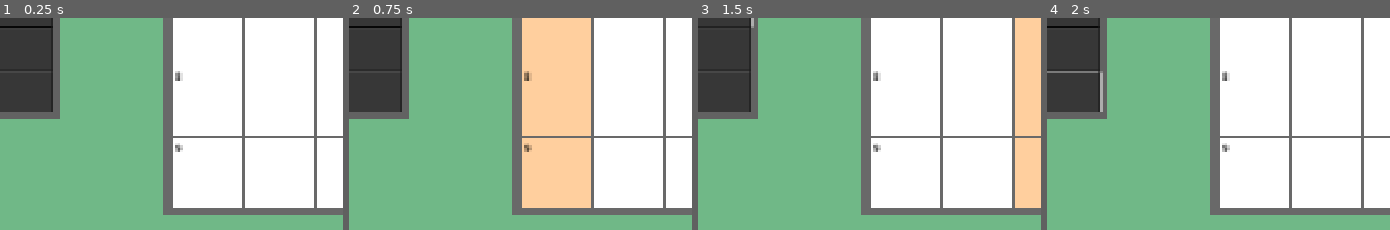
Above: before the commit, frames 1-4 (left to right).
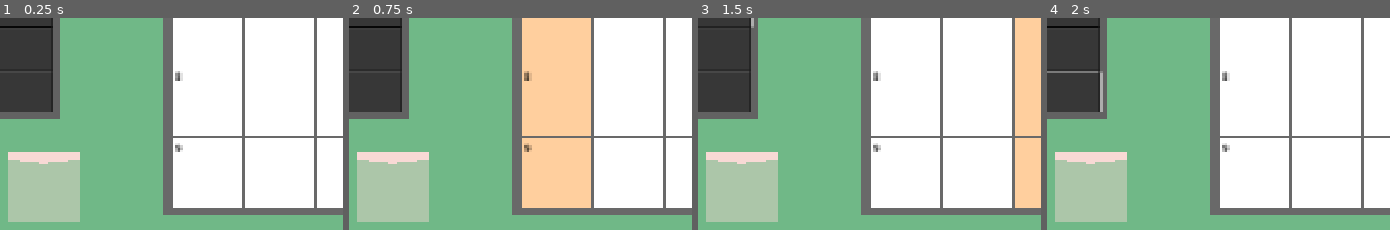
Above: after the commit, the same moments.

Repository: tagetjerngren/WordCrossing
Game: Godot game, scene res://Scenes/level.tscn
Two runs of this game, one before a commit and one after it. Both use one fixed random seed, a clock stepped at 60 frames per second and the inputs below.
Inputs (mouse positions are % of the whole screen's width and height, from its top left):
- Up to frame 1 (0.25 s): no input
- Up to frame 2 (0.75 s): click (17, 16) at 0.52 s; type "Alex" at 0.6 s
- Up to frame 3 (1.5 s): click (17, 26) at 0.75 s; type "Alex" at 0.83 s; click (17, 36) at 0.98 s; type "Alex" at 1.07 s; click (17, 47) at 1.27 s; type "Alex" at 1.35 s
- Up to frame 4 (2 s): click (17, 57) at 1.5 s; type "Alex" at 1.58 s; click (17, 67) at 1.73 s; type "Alex" at 1.82 s
The pictures show only the part of the screen within x 21-71%, y 49-99%; the shares and areas given below are measured in that part.

The runs differ from the first frame. In frame 1, 6.9% of the frame differs, in the area x 2-24%, y 63-97%; in frame 2, 6.9%; in frame 3, 6.9%; in frame 4, 6.9%.

Commit message:
Feat: Add start to word start tile

Diff:
--- a/Scenes/level.tscn
+++ b/Scenes/level.tscn
@@ -3,6 +3,7 @@
 [ext_resource type="PackedScene" uid="uid://n67n82bs4lrw" path="res://Scenes/grid.tscn" id="1_k5f4k"]
 [ext_resource type="PackedScene" uid="uid://c4unaponxdrp0" path="res://Scenes/hint.tscn" id="2_6phgx"]
 [ext_resource type="PackedScene" uid="uid://hkugd1j5ibmb" path="res://Scenes/block_tile_spawn.tscn" id="3_6phgx"]
+[ext_resource type="PackedScene" uid="uid://c11mqpcontp3k" path="res://Scenes/word_start_tile.tscn" id="4_81xng"]
 
 [node name="Level" type="Node" unique_id=39279757]
 
@@ -18,3 +19,6 @@
 
 [node name="BlockTileSpawn" parent="." unique_id=553679701 instance=ExtResource("3_6phgx")]
 position = Vector2(261, 910)
+
+[node name="WordStartTile" parent="." unique_id=2075037299 instance=ExtResource("4_81xng")]
+position = Vector2(488, 923)
--- /dev/null
+++ b/Scenes/word_start_tile.tscn
@@ -0,0 +1,48 @@
+[gd_scene format=3 uid="uid://c11mqpcontp3k"]
+
+[ext_resource type="Script" uid="uid://h5sy4qlacoll" path="res://Scripts/word_start_tile.gd" id="1_hpkld"]
+
+[sub_resource type="RectangleShape2D" id="RectangleShape2D_fpc0v"]
+size = Vector2(100, 100)
+
+[node name="WordStartTile" type="Area2D" unique_id=2075037299]
+script = ExtResource("1_hpkld")
+
+[node name="CollisionShape2D" type="CollisionShape2D" parent="." unique_id=164796153]
+shape = SubResource("RectangleShape2D_fpc0v")
+
+[node name="ColorRect4" type="ColorRect" parent="." unique_id=662922194]
+offset_left = -50.0
+offset_top = -50.0
+offset_right = 50.0
+offset_bottom = 50.0
+mouse_filter = 2
+color = Color(0.972549, 0.8509804, 0.8352941, 0.4392157)
+
+[node name="ColorRect" type="ColorRect" parent="." unique_id=1628322048]
+offset_left = -50.0
+offset_top = -50.0
+offset_right = 50.0
+offset_bottom = -40.0
+mouse_filter = 2
+color = Color(0.9721982, 0.85037553, 0.8340541, 1)
+
+[node name="ColorRect2" type="ColorRect" parent="." unique_id=2059226679]
+offset_left = -1.0000002
+offset_top = -44.000004
+offset_right = 49.0
+offset_bottom = -34.000004
+rotation = -0.12217305
+mouse_filter = 2
+color = Color(0.9721982, 0.85037553, 0.8340541, 1)
+
+[node name="ColorRect3" type="ColorRect" parent="." unique_id=1053021087]
+offset_left = -49.0
+offset_top = -50.0
+offset_right = 1.0
+offset_bottom = -40.0
+rotation = 0.12217305
+mouse_filter = 2
+color = Color(0.9721982, 0.85037553, 0.8340541, 1)
+
+[connection signal="input_event" from="." to="." method="_on_input_event"]
--- a/Scripts/grid.gd
+++ b/Scripts/grid.gd
@@ -174,6 +174,9 @@
 	# Get all the block tiles and scale them based on the current size of the tiles in the grid
 	for child in get_parent().get_children():
 		if child is BlockTileSpawn:
+			child.scale.x *= TILE_WIDTH / 100.0
+			child.scale.y *= TILE_HEIGHT / 100.0
+		if child is WordStartTile:
 			child.scale.x *= TILE_WIDTH / 100.0
 			child.scale.y *= TILE_HEIGHT / 100.0
 
--- /dev/null
+++ b/Scripts/word_start_tile.gd
@@ -0,0 +1,60 @@
+class_name WordStartTile
+
+extends Area2D
+
+var bHeld : bool = false
+var CoveredTile : Tile
+
+var CurrentDirection = Constants.Highlight.ColumnActive
+
+# Called every frame. 'delta' is the elapsed time since the previous frame.
+func _process(delta: float) -> void:
+	if bHeld:
+		position = get_global_mouse_position()
+		if Input.is_action_just_pressed("RotateWordStartTile"):
+			if CurrentDirection == Constants.Highlight.ColumnActive:
+				rotate(-PI / 2)
+				CurrentDirection = Constants.Highlight.RowActive
+			elif CurrentDirection == Constants.Highlight.RowActive:
+				rotate(PI / 2)
+				CurrentDirection = Constants.Highlight.ColumnActive
+
+func DeleteSelf():
+	#Spawner.AvailableTiles += 1
+	#Spawner.UpdateAvailableTilesText()
+	queue_free()
+
+func _on_input_event(viewport: Node, event: InputEvent, shape_idx: int) -> void:
+	if event is InputEventMouseButton and event.is_pressed():
+		bHeld = true
+		if CoveredTile != null:
+			CoveredTile.SetBlocked(false)
+
+	if event is InputEventMouseButton and event.is_released():
+		bHeld = false
+
+		var overlapping_tiles = get_overlapping_areas()
+
+		var RemoveIndices : Array[int] = []
+
+		for i in range(overlapping_tiles.size()):
+			if not overlapping_tiles[i] is Tile:
+				RemoveIndices.append(i)
+		RemoveIndices.reverse()
+		for Index in RemoveIndices:
+			overlapping_tiles.remove_at(Index)
+
+		if overlapping_tiles.size() > 0:
+			var closest_tile = overlapping_tiles[0]
+			var distance = overlapping_tiles[0].global_position.distance_to(position)
+			for tile in overlapping_tiles:
+				if tile.global_position.distance_to(position) < distance:
+					closest_tile = tile
+					distance = tile.global_position.distance_to(position)
+			global_position = closest_tile.global_position
+			#closest_tile.SetBlocked(true)
+			#closest_tile.Owner.SetTileNumbers()
+			#closest_tile.Owner.SetHintList()
+			CoveredTile = closest_tile
+		else:
+			DeleteSelf()
--- a/project.godot
+++ b/project.godot
@@ -22,6 +22,14 @@
 window/stretch/mode="canvas_items"
 window/stretch/aspect="expand"
 
+[input]
+
+RotateWordStartTile={
+"deadzone": 0.2,
+"events": [Object(InputEventKey,"resource_local_to_scene":false,"resource_name":"","device":-1,"window_id":0,"alt_pressed":false,"shift_pressed":false,"ctrl_pressed":false,"meta_pressed":false,"pressed":false,"keycode":0,"physical_keycode":82,"key_label":0,"unicode":114,"location":0,"echo":false,"script":null)
+]
+}
+
 [physics]
 
 3d/physics_engine="Jolt Physics"
Not shown, added: Scripts/word_start_tile.gd.uid
